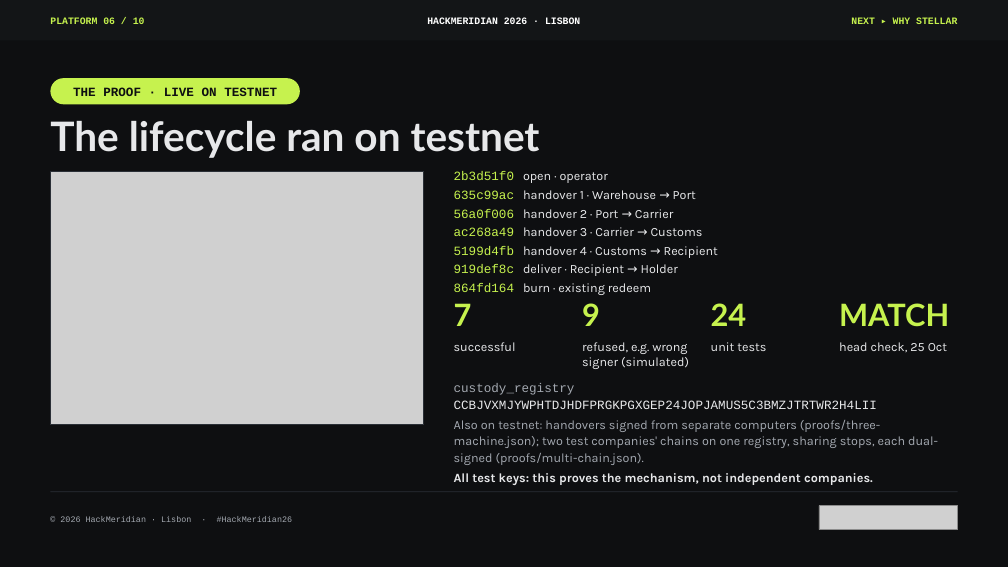
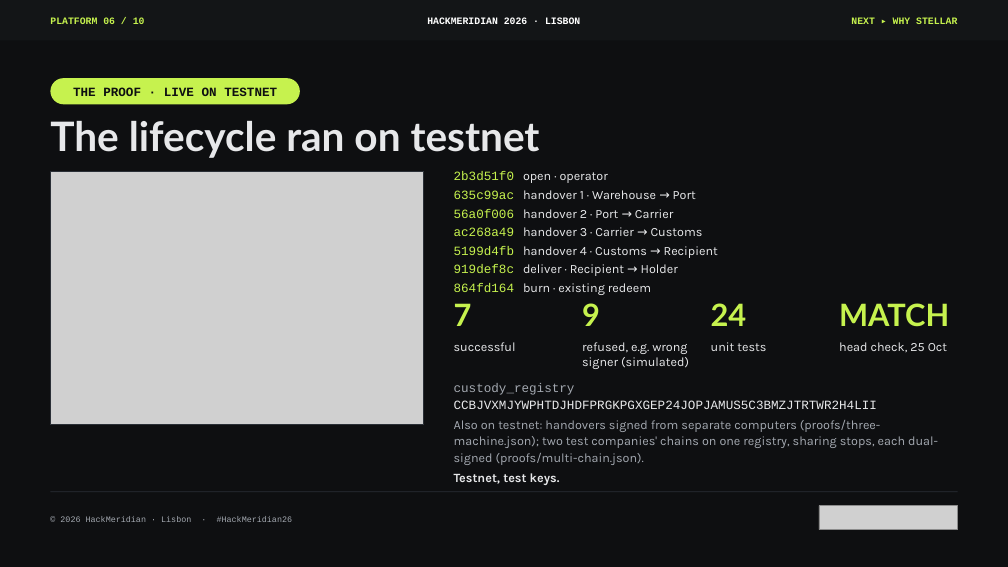
Before and after one commit to pwsaragossy/hackmeridian-cos, a slide deck: slide 6 of projects/hackmeridian-rail/deck/radox-custody-rail.pptx. Drawn at 1008x567 pixels with LibreOffice and Linux fonts; fonts in the diff are those of the drawing; grey boxes stand for pictures. Boxes give left, top, right and bottom in pixels: in the first picture for what was removed or moved away, otherwise in the second. Text is boxed around its words. In the diff, an @@ line names an element or a change of style, - is before the commit and + after.

```diff
--- a/projects/hackmeridian-rail/deck/radox-custody-rail.pptx
+++ b/projects/hackmeridian-rail/deck/radox-custody-rail.pptx
@@ text at (454,473,560,485): text changed @@
-All test keys: this proves the mechanism, not independent companies.
+Testnet, test keys.
```
Also in this commit, not shown: 8 other slides changed, 12 other files.
